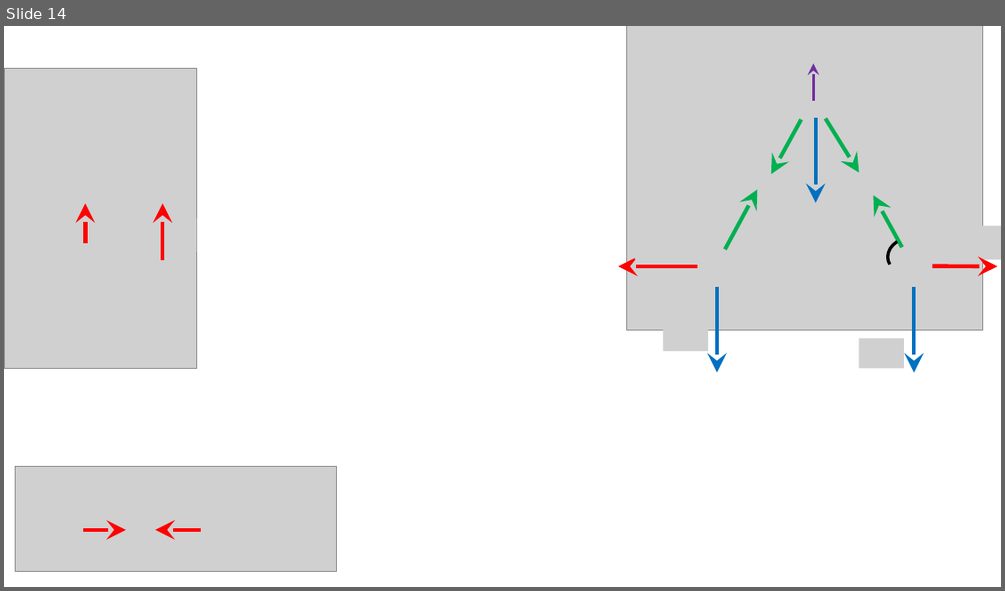
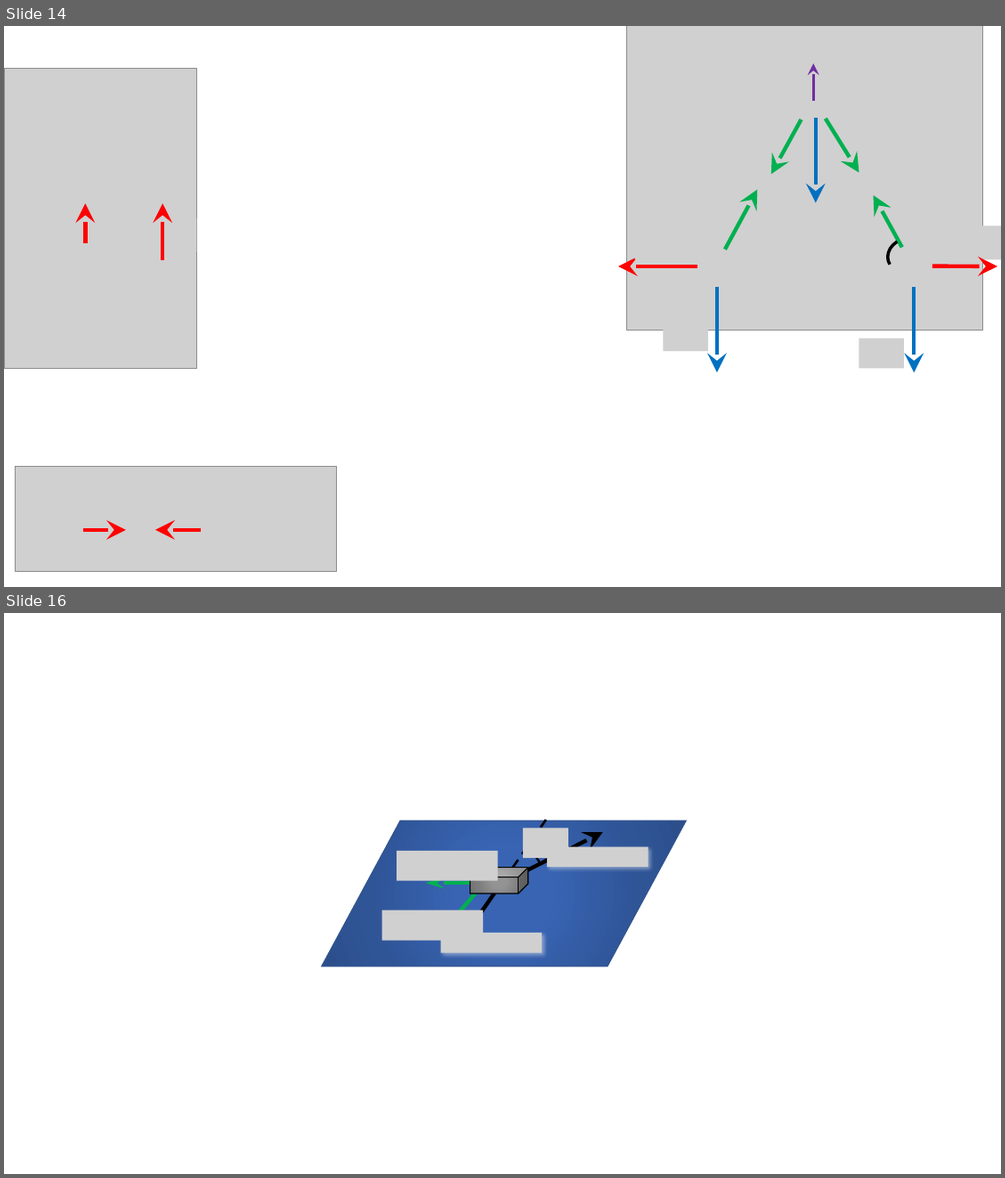
Before and after one commit to savchenko-physics/savchenko-physics.github.io, a slide deck: volunteer/Drawings.pptx. Shown one above the other, each under a label of ours: slide 14 before the commit, slides 14 and 16 after it; the slides between them are not shown. The pictures are 1005x591 and 1005x1178 pixels, drawn with LibreOffice and Linux fonts; fonts in the diff are those of the drawing; grey boxes stand for pictures. Boxes give left, top, right and bottom in pixels: in the first picture for what was removed or moved away, otherwise in the second. Text is boxed around its words. In the diff, an @@ line names an element or a change of style, - is before the commit and + after.

```diff
--- a/volunteer/Drawings.pptx
+++ b/volunteer/Drawings.pptx
@@ slide 16 added at (x1=4, y1=613, x2=1001, y2=1174), background #FFFFFF @@
@@ parallelogram added at (x1=322, y1=821, x2=686, y2=966), fill gradient #3864B3 to #2F5597 to #2C4F8C, outline #325491 1 pt @@
@@ line added from (546, 819) to (469, 931), #000000 2.25 pt dashed @@
@@ picture added at (x1=396, y1=851, x2=498, y2=881) @@
@@ arrow added from (509, 879) to (603, 832), #000000 3.75 pt @@
@@ arc (boxed as its full ellipse) added at (x1=510, y1=849, x2=546, y2=886), outline #000000 2 pt @@
@@ picture added at (x1=523, y1=827, x2=568, y2=858) @@
@@ picture added at (x1=547, y1=847, x2=647, y2=868) @@
@@ cube added at (x1=469, y1=868, x2=528, y2=893), fill gradient #939393 to #7C7C7C to #747474, outline #000000 1 pt @@
@@ arrow added from (473, 883) to (426, 883), #00B050 3.75 pt @@
@@ arrow added from (476, 892) to (442, 933), #00B050 3.75 pt @@
@@ arrow added from (494, 893) to (461, 941), #000000 3.75 pt @@
@@ picture added at (x1=382, y1=910, x2=484, y2=940) @@
@@ picture added at (x1=441, y1=933, x2=542, y2=952) @@
```
Also in this commit, not shown: 1 slide changed, 16 other files.
